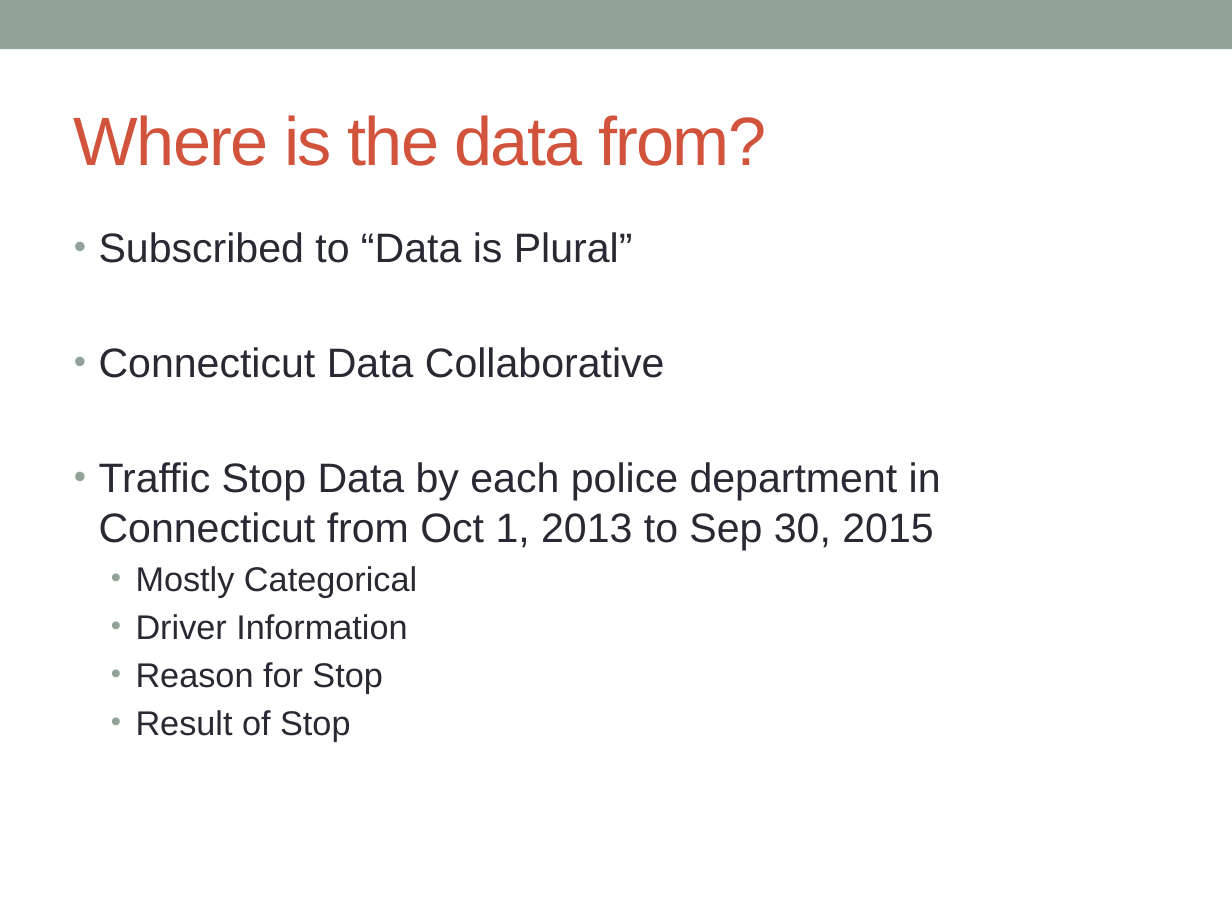
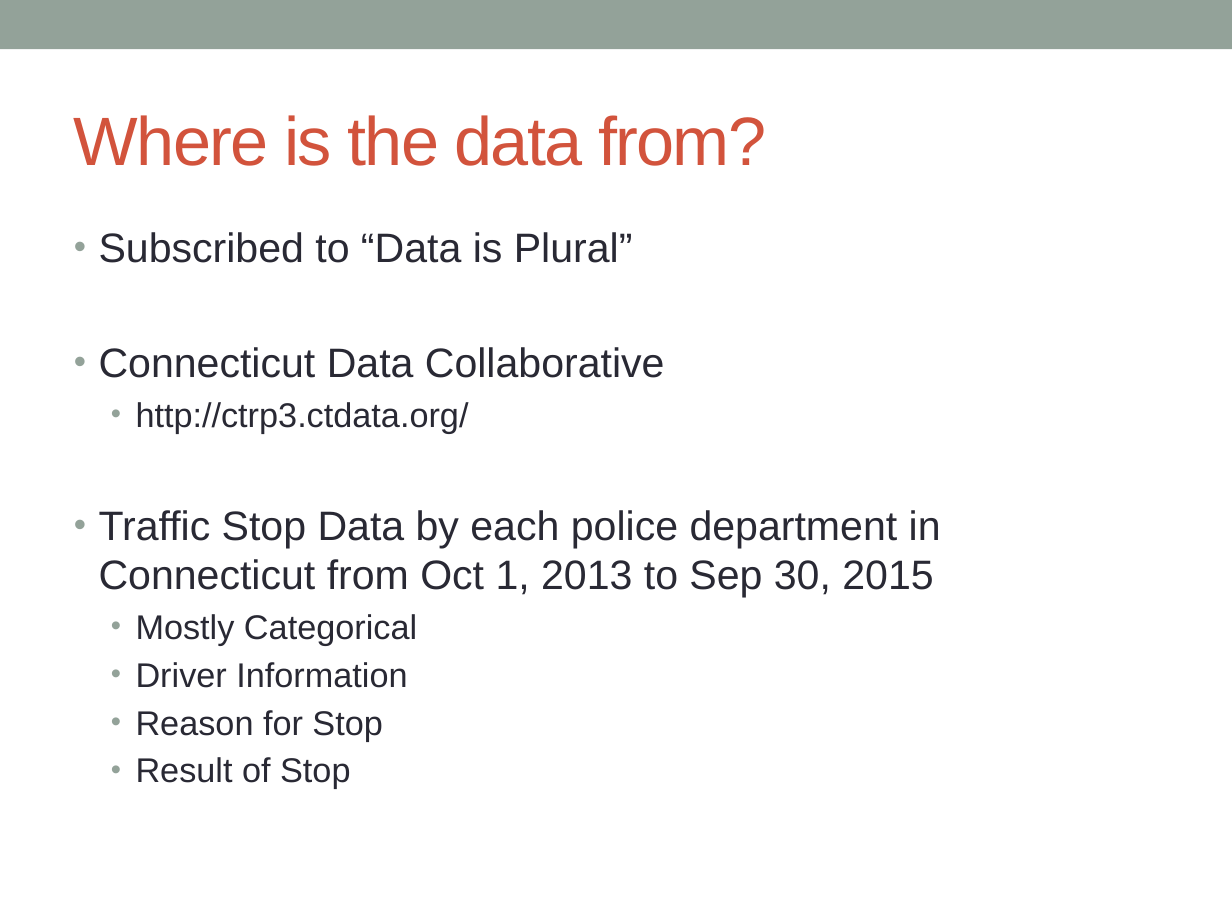
Before and after one commit to aaharrison/GeneralAssembly, a slide deck: slide 3 of Capstone/Connecticut Traffic Stop Final.pptx. Drawn at 1232x924 pixels with LibreOffice and Linux fonts; fonts in the diff are those of the drawing. Boxes give left, top, right and bottom in pixels: in the first picture for what was removed or moved away, otherwise in the second. Text is boxed around its words. In the diff, an @@ line names an element or a change of style, - is before the commit and + after.

```diff
--- a/Capstone/Connecticut Traffic Stop Final.pptx
+++ b/Capstone/Connecticut Traffic Stop Final.pptx
@@ text at bbox=[136, 402, 469, 433]: paragraph added @@
+  • http://ctrp3.ctdata.org/
```
Also in this commit, not shown: 2 other slides changed, 1 slide added, 1 other file.
